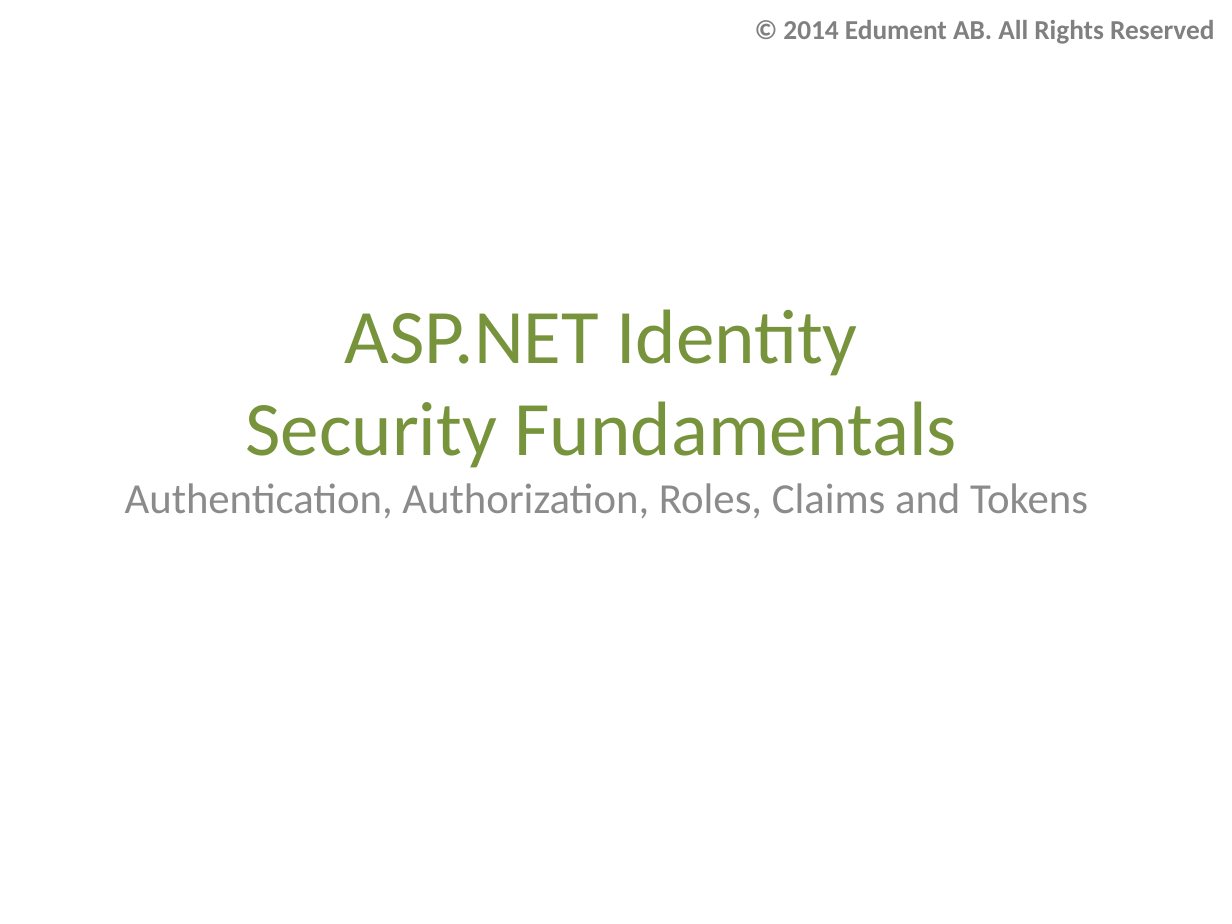
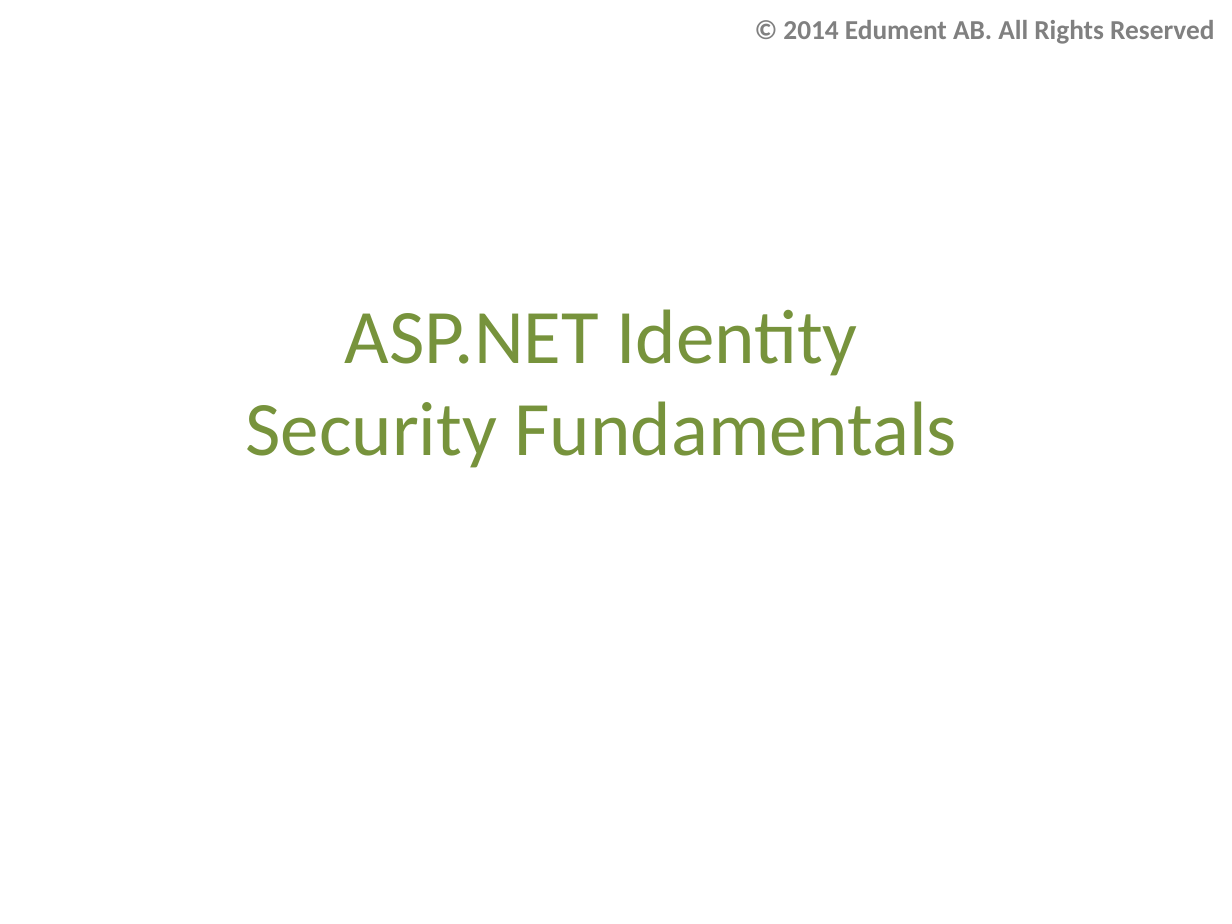
Before and after one commit to AndreasElffors/IdentityTemplate, a slide deck: slide 1 of Documents/Identity-Theory.pptx. Drawn at 1232x924 pixels with LibreOffice and Linux fonts; fonts in the diff are those of the drawing; background and template pictures are left out. Boxes give left, top, right and bottom in pixels: in the first picture for what was removed or moved away, otherwise in the second. Text is boxed around its words. In the diff, an @@ line names an element or a change of style, - is before the commit and + after.

```diff
--- a/Documents/Identity-Theory.pptx
+++ b/Documents/Identity-Theory.pptx
@@ subtitle removed at box(125, 483, 1088, 518) @@
-Authentication, Authorization, Roles, Claims and Tokens
```
Also in this commit, not shown: 12 other slides changed, 12 slides added, 2 slides removed.
